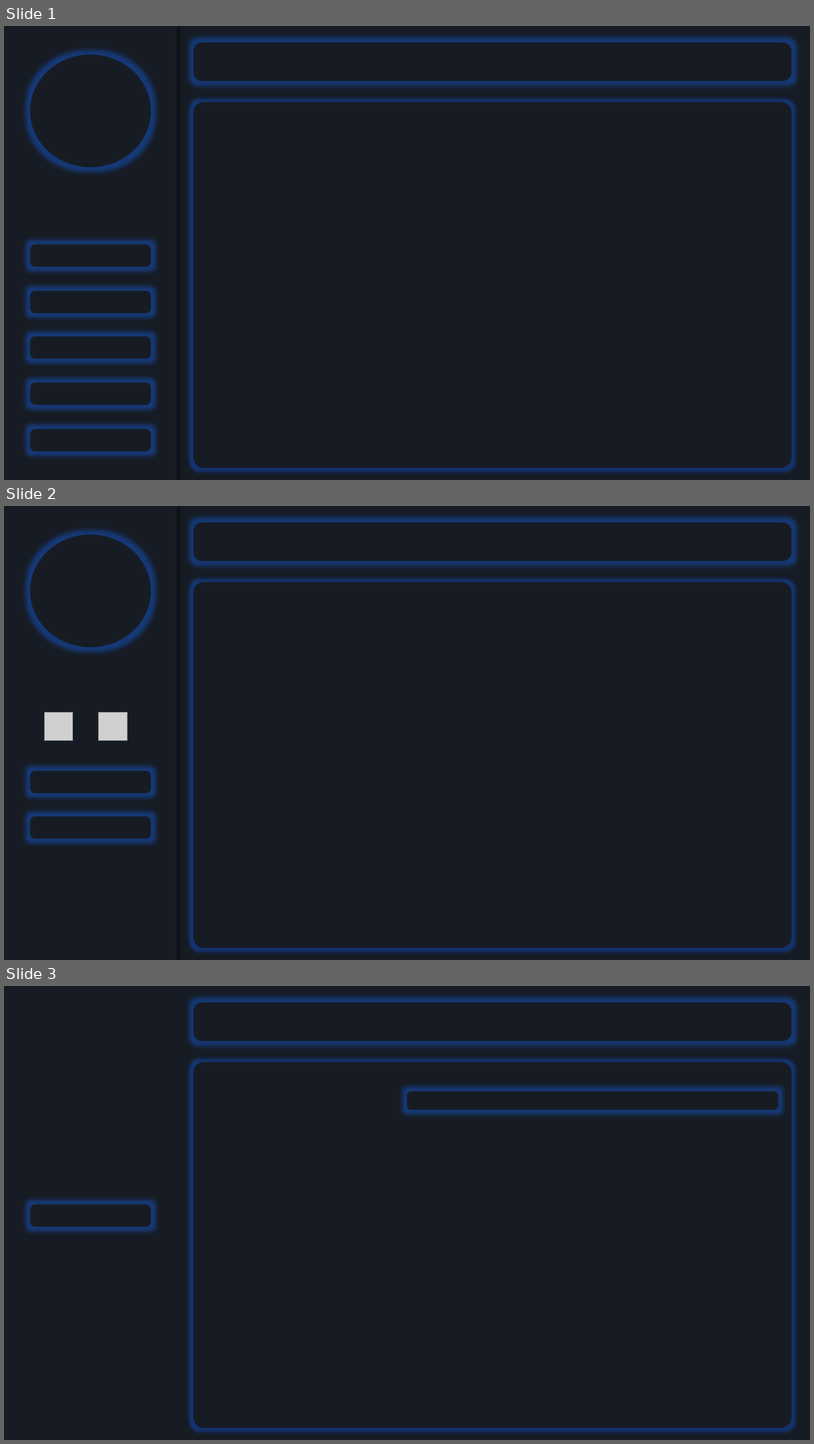
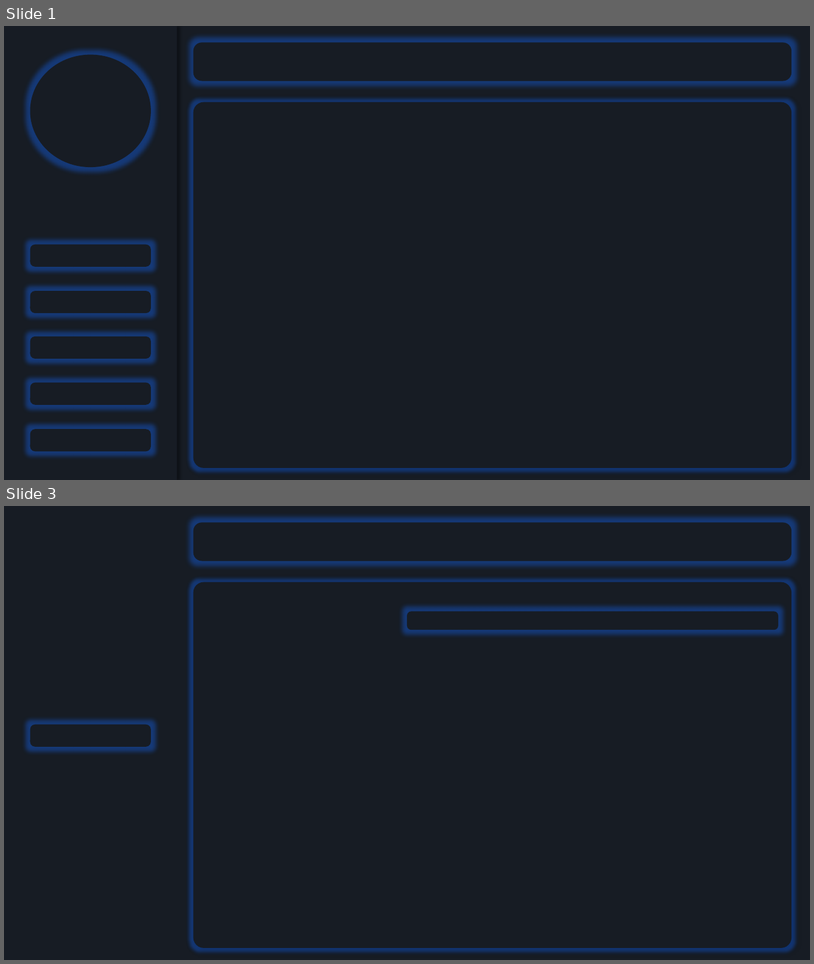
Before and after one commit to britobeatriz/cadastro_clientes, a slide deck: imagens/plano de fundo/plano de fundo.pptx. Shown one above the other, each under a label of ours: slides 1, 2 and 3 before the commit, slides 1 and 3 after it; the slides between them are not shown. The pictures are 814x1444 and 814x964 pixels, drawn with LibreOffice and Linux fonts; fonts in the diff are those of the drawing; grey boxes stand for pictures. Boxes give left, top, right and bottom in pixels: in the first picture for what was removed or moved away, otherwise in the second. Text is boxed around its words. In the diff, an @@ line names an element or a change of style, - is before the commit and + after.

```diff
--- a/imagens/plano de fundo/plano de fundo.pptx
+++ b/imagens/plano de fundo/plano de fundo.pptx
@@ slide 2 removed at (4,506,810,960), background #FFFFFF @@
@@ rectangle removed at (4,506,810,960) @@
@@ rectangle removed at (4,506,177,960) @@
@@ rounded rectangle removed at (194,522,792,561) @@
@@ ellipse removed at (30,534,151,647) @@
@@ rounded rectangle removed at (194,582,792,948) @@
@@ picture removed at (45,712,73,740) @@
@@ picture removed at (99,712,128,740) @@
@@ rounded rectangle removed at (30,771,151,793) @@
@@ rounded rectangle removed at (30,816,151,839) @@
```
Also in this commit, not shown: 1 slide added, 2 other files.
